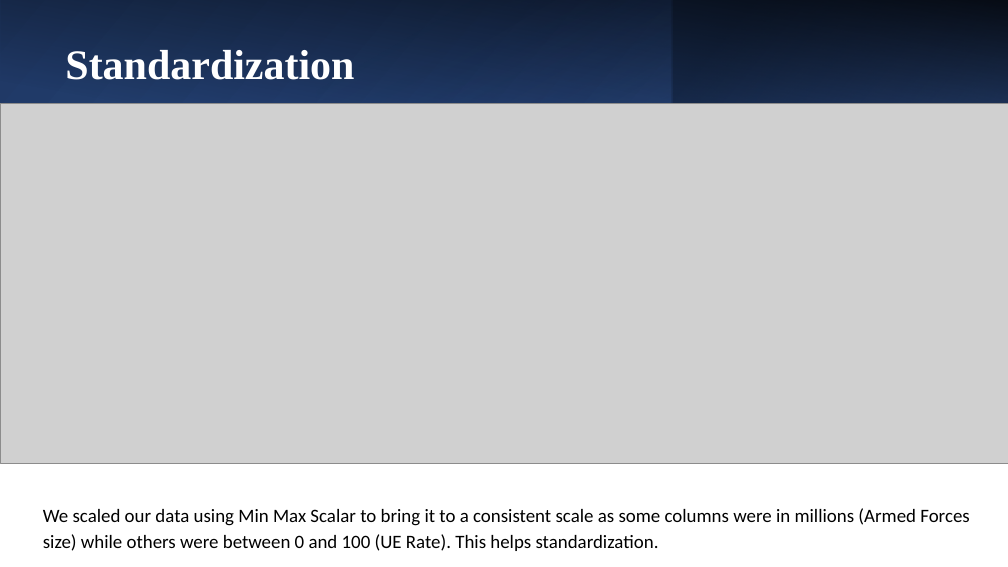
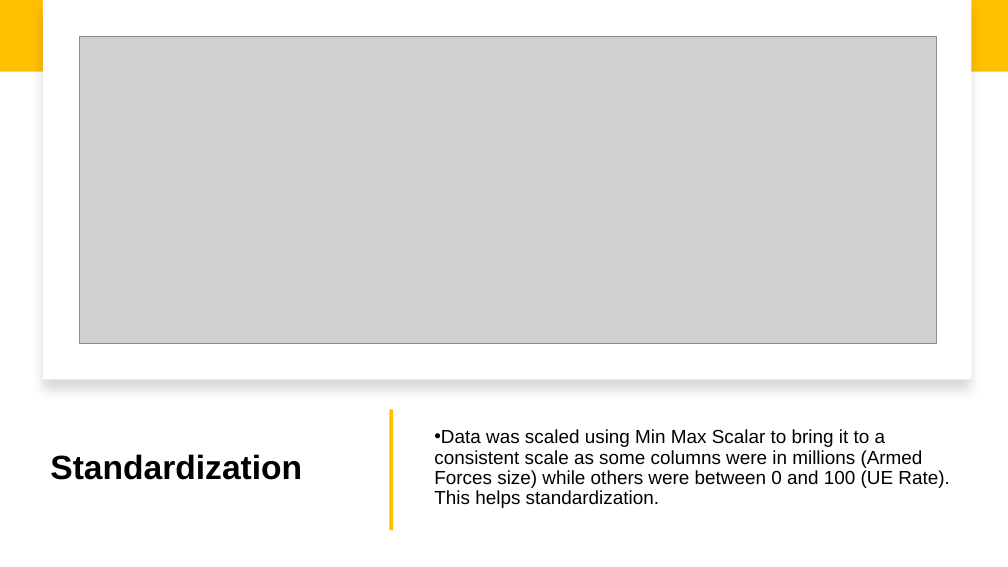
Before and after one commit to toyosi11/0.ProjectDataMiningFall2023, a slide deck: slide 7 of 10.05.2023.Data_Descriptive_Presentation.pptx. Drawn at 1008x567 pixels with LibreOffice and Linux fonts; fonts in the diff are those of the drawing; grey boxes stand for pictures. Boxes give left, top, right and bottom in pixels: in the first picture for what was removed or moved away, otherwise in the second. Text is boxed around its words. In the diff, an @@ line names an element or a change of style, - is before the commit and + after.

```diff
--- a/10.05.2023.Data_Descriptive_Presentation.pptx
+++ b/10.05.2023.Data_Descriptive_Presentation.pptx
@@ rectangle: place and size @@
-rectangle at (0, 0, 1008, 130)
+rectangle at (0, 0, 1008, 72)
@@ rectangle at (0, 0, 1008, 72): fill gradient #1F3864 to #2F5496 to #FFC000; mirrored @@
@@ rectangle removed at (0, 0, 1008, 130) @@
@@ rectangle added at (43, 0, 972, 380), fill #FFFFFF @@
@@ rectangle removed at (316, 0, 672, 130) @@
@@ rectangle removed at (672, 0, 1008, 130) @@
@@ picture: place and size @@
-picture at (0, 104, 1008, 464)
+picture at (79, 37, 937, 343)
@@ text "Standardization": place and size @@
-text "Standardization" at (65, 50, 354, 80)
+text "Standardization" at (50, 454, 302, 480)
@@ text "Standardization" at (50, 454, 302, 480): size 40 to 32 pt, font Times New Roman to Arial, text colour #FFFFFF to #000000; more space between paragraphs @@
@@ rectangle added at (390, 409, 394, 530), fill #FFC000 @@
@@ text "Data was scaled using Min ..." at (434, 429, 949, 508): vertical alignment top to middle @@
@@ text at (434, 429, 949, 508): text changed; font Calibri to Arial @@
-We scaled our data using Min Max Scalar to bring it to a consistent scale as some columns were in millions (Armed Forces size) while others were between 0 and 100 (UE Rate). This helps standardization.
+• Data was scaled using Min Max Scalar to bring it to a consistent scale as some columns were in millions (Armed Forces size) while others were between 0 and 100 (UE Rate). This helps standardization.
```
Also in this commit, not shown: 11 other slides changed, 2 other files.
